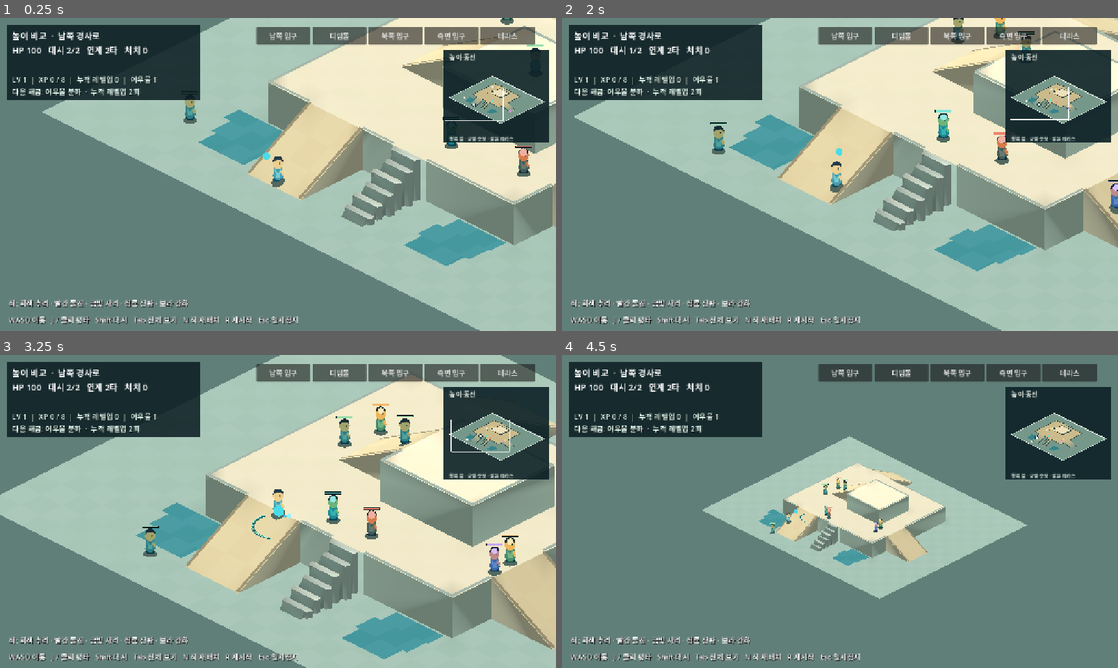
Above: before the commit, frames 1-4 (two rows, left to right).
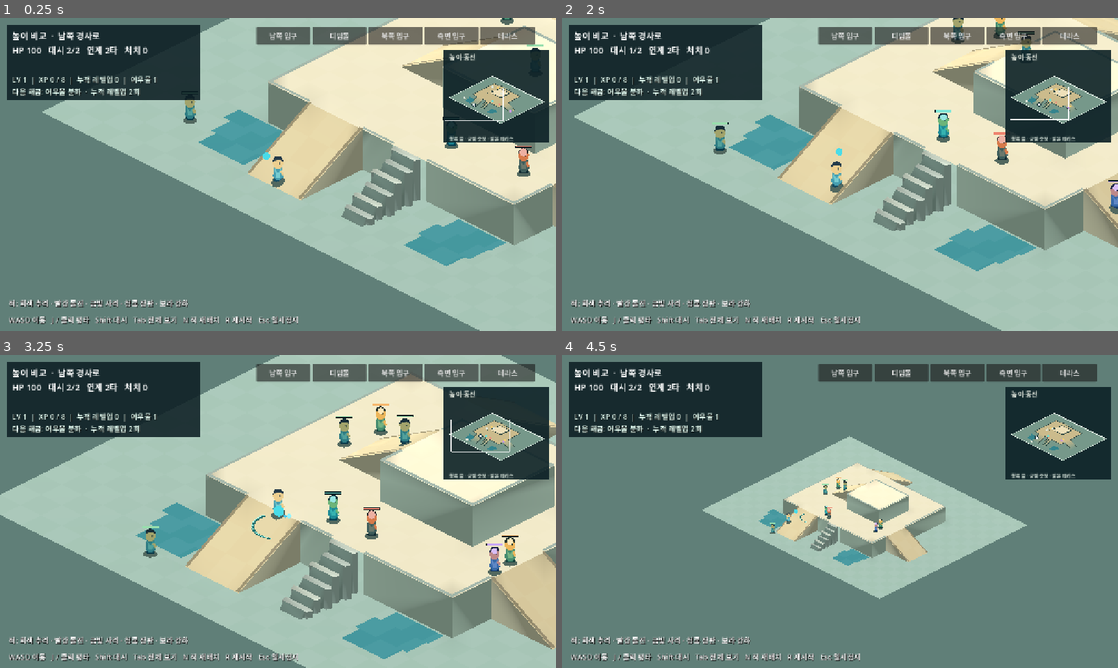
Above: after the commit, the same moments.

Repository: noru358/new-game
Game: Godot game, scene res://game/hybrid_height.tscn
Same seed, same stepped clock (60 frames per second), same inputs: the game is played once before the commit and once after it. This scene is started directly instead of the project's main scene.
Inputs (mouse positions are in pixels of both pictures, inside the frame that each line leads up to):
- Up to frame 1 (0.25 s): no input
- Up to frame 2 (2 s): tap Enter at 0.5 s; move the mouse to (962, 158) at 0.52 s; hold D (move_right) 0.53-1.28 s; hold J (attack) 0.53-1.28 s; click (962, 158) at 0.67 s; move the mouse to (728, 190) at 1.27 s; hold S (move_down) from 1.28 s (still down); tap Shift (dash) at 1.35 s
- Up to frame 3 (3.25 s): move the mouse to (333, 442) at 2.02 s; release S (move_down) at 2.03 s; hold D (move_right) 2.03-2.78 s; hold Space (moving_slash) 2.03-2.78 s; move the mouse to (250, 574) at 2.77 s; hold W (move_up) from 2.78 s (still down); tap 1 at 2.85 s; click (250, 574) at 2.92 s
- Up to frame 4 (4.5 s): move the mouse to (1006, 558) at 3.52 s; release W (move_up) at 3.53 s; hold A (move_left) from 3.53 s (still down); tap 3 at 3.6 s; move the mouse to (673, 464) at 4.27 s; tap Tab at 4.35 s

The runs differ from the first frame. In frame 2, 0.1% of the frame differs, in the area x 26-84%, y 0-44%; in frame 3, less than 0.1%; in frame 4, less than 0.1%.

Commit message:
Resolve coincident canyon walls and cliff rim faces

Diff:
--- a/game/hybrid_height.gd
+++ b/game/hybrid_height.gd
@@ -59,6 +59,10 @@
 var kills := 0
 var paused := false
 var terrain_mesh: MeshInstance3D
+var vertical_face_candidates: Array[Dictionary] = []
+var resolved_vertical_faces: Array[Dictionary] = []
+var lip_candidates: Array[Dictionary] = []
+var resolved_lips: Array[Dictionary] = []
 var previous_attack_step := 0
 var current_attack_step := 0
 var previous_attack_elapsed := 0.0
@@ -233,7 +237,12 @@
 				vertices.append(Vector3(point.x, elevation.call(point), point.y))
 			_quad(st, vertices, color.lightened(0.035) if (x / 100 + z / 100) % 2 == 0 else color)
 
-func _sides(st: SurfaceTool, area: Rect2, elevation: Callable, bottom: float, color: Color, openings: Dictionary = {}, skip_sides: Array = []) -> void:
+func _queue_vertical_face(varying_axis: int, fixed: float, start: float, end: float, bottom: float, top_start: float, top_end: float, color: Color) -> void:
+	if end <= start or maxf(top_start, top_end) <= bottom: return
+	vertical_face_candidates.append({"axis": varying_axis, "fixed": fixed, "start": start, "end": end, "bottom": bottom, "top_start": top_start, "top_end": top_end, "color": color})
+
+
+func _queue_sides(area: Rect2, elevation: Callable, bottom: float, color: Color, openings: Dictionary = {}, skip_sides: Array = []) -> void:
 	var corners := [area.position, Vector2(area.end.x, area.position.y), area.end, Vector2(area.position.x, area.end.y)]
 	for i in range(4):
 		var side: String = ["north", "east", "south", "west"][i]
@@ -255,14 +264,97 @@
 			var p1 := b
 			p0[axis] = span[0]
 			p1[axis] = span[1]
-			_quad(st, [Vector3(p0.x, bottom, p0.y), Vector3(p1.x, bottom, p1.y), Vector3(p1.x, elevation.call(p1), p1.y), Vector3(p0.x, elevation.call(p0), p0.y)], color)
-
-
-func _plateau_face(st: SurfaceTool, edge: Dictionary, height: float, bottom: float, color: Color) -> void:
+			_queue_vertical_face(axis, p0[1 - axis], span[0], span[1], bottom, elevation.call(p0), elevation.call(p1), color)
+
+
+func _queue_plateau_face(edge: Dictionary, height: float, bottom: float, color: Color) -> void:
 	var horizontal: bool = edge.side == "north" or edge.side == "south"
-	var a := Vector2(edge.start, edge.fixed) if horizontal else Vector2(edge.fixed, edge.start)
-	var b := Vector2(edge.end, edge.fixed) if horizontal else Vector2(edge.fixed, edge.end)
-	_quad(st, [Vector3(a.x, bottom, a.y), Vector3(b.x, bottom, b.y), Vector3(b.x, height, b.y), Vector3(a.x, height, a.y)], color)
+	_queue_vertical_face(0 if horizontal else 1, edge.fixed, edge.start, edge.end, bottom, height, height, color)
+
+
+func _face_top(face: Dictionary, at: float) -> float:
+	return lerpf(face.top_start, face.top_end, (at - face.start) / (face.end - face.start))
+
+
+func _emit_vertical_faces(st: SurfaceTool) -> void:
+	# Plateaus and ramps may describe the same solid boundary. Rendering each
+	# wall independently puts differently lit polygons on one depth plane.
+	# Resolve each line into one outer silhouette before building the mesh.
+	resolved_vertical_faces.clear()
+	var lanes := {}
+	for face in vertical_face_candidates:
+		var key := "%d:%.3f" % [face.axis, face.fixed]
+		if not lanes.has(key): lanes[key] = []
+		lanes[key].append(face)
+	for lane in lanes.values():
+		var stops: Array[float] = []
+		for face in lane:
+			stops.append(face.start)
+			stops.append(face.end)
+		for i in lane.size():
+			for j in range(i + 1, lane.size()):
+				var left: float = maxf(lane[i].start, lane[j].start)
+				var right: float = minf(lane[i].end, lane[j].end)
+				if right - left <= 0.001: continue
+				var first_difference: float = _face_top(lane[i], left) - _face_top(lane[j], left)
+				var last_difference: float = _face_top(lane[i], right) - _face_top(lane[j], right)
+				if first_difference * last_difference < 0.0:
+					stops.append(left + (right - left) * absf(first_difference) / (absf(first_difference) + absf(last_difference)))
+		stops.sort()
+		var previous := -INF
+		for stop in stops:
+			if stop - previous <= 0.001: continue
+			if previous != -INF:
+				var middle: float = (previous + stop) * 0.5
+				var owner: Dictionary = {}
+				var highest := -INF
+				var lowest := INF
+				for face in lane:
+					if face.start > middle or face.end < middle: continue
+					lowest = minf(lowest, face.bottom)
+					var top: float = _face_top(face, middle)
+					if top > highest:
+						highest = top
+						owner = face
+				if not owner.is_empty():
+					var a := Vector3(previous, lowest, owner.fixed) if owner.axis == 0 else Vector3(owner.fixed, lowest, previous)
+					var b := Vector3(stop, lowest, owner.fixed) if owner.axis == 0 else Vector3(owner.fixed, lowest, stop)
+					var c := Vector3(b.x, _face_top(owner, stop), b.z)
+					var d := Vector3(a.x, _face_top(owner, previous), a.z)
+					_quad(st, [a, b, c, d], owner.color)
+					resolved_vertical_faces.append({"axis": owner.axis, "fixed": owner.fixed, "start": previous, "end": stop, "bottom": lowest, "top_start": d.y, "top_end": c.y, "color": owner.color})
+			previous = stop
+
+
+func _subtract_lip_overlap(area: Rect2, covered: Rect2) -> Array[Rect2]:
+	var overlap := area.intersection(covered)
+	if overlap.size.x <= 0.001 or overlap.size.y <= 0.001: return [area]
+	var pieces: Array[Rect2] = []
+	if area.position.x < overlap.position.x:
+		pieces.append(Rect2(area.position, Vector2(overlap.position.x - area.position.x, area.size.y)))
+	if overlap.end.x < area.end.x:
+		pieces.append(Rect2(Vector2(overlap.end.x, area.position.y), Vector2(area.end.x - overlap.end.x, area.size.y)))
+	if area.position.y < overlap.position.y:
+		pieces.append(Rect2(Vector2(overlap.position.x, area.position.y), Vector2(overlap.size.x, overlap.position.y - area.position.y)))
+	if overlap.end.y < area.end.y:
+		pieces.append(Rect2(Vector2(overlap.position.x, overlap.end.y), Vector2(overlap.size.x, area.end.y - overlap.end.y)))
+	return pieces
+
+
+func _emit_lips(st: SurfaceTool) -> void:
+	resolved_lips.clear()
+	for lip in lip_candidates:
+		var uncovered: Array[Rect2] = [lip.area]
+		for earlier in resolved_lips:
+			if not is_equal_approx(float(lip.height), float(earlier.height)): continue
+			var remainder: Array[Rect2] = []
+			for piece in uncovered:
+				remainder.append_array(_subtract_lip_overlap(piece, earlier.area))
+			uncovered = remainder
+			if uncovered.is_empty(): break
+		for piece in uncovered:
+			resolved_lips.append({"area": piece, "height": lip.height, "color": lip.color})
+			_top(st, piece, func(_point): return float(lip.height), lip.color)
 
 func _stepping_stones(st: SurfaceTool, ramp: Dictionary) -> void:
 	var area: Rect2 = ramp.area
@@ -370,6 +462,8 @@
 func _build_terrain() -> void:
 	var st := SurfaceTool.new()
 	st.begin(Mesh.PRIMITIVE_TRIANGLES)
+	vertical_face_candidates.clear()
+	lip_candidates.clear()
 	_top(st, Rect2(Vector2.ZERO, terrain.map_size), func(_p): return 0.0, ground_color)
 	for floor in terrain.floor_areas:
 		_top(st, floor.area, func(_p): return float(floor.get("height", 0.7)), floor.color)
@@ -381,14 +475,15 @@
 		var elevation := func(_p): return plateau.height
 		_top(st, plateau.area, elevation, Color("d6cfb1") if plateau.height == 160 else plateau_color)
 		for edge in terrain.plateau_edge_spans(plateau):
-			_plateau_face(st, edge, plateau.height, plateau.base, cliff_color)
+			_queue_plateau_face(edge, plateau.height, plateau.base, cliff_color)
 			var lip: Rect2
 			match edge.side:
 				"north": lip = Rect2(edge.start, edge.fixed, edge.end - edge.start, 12.0)
 				"south": lip = Rect2(edge.start, edge.fixed - 12.0, edge.end - edge.start, 12.0)
 				"west": lip = Rect2(edge.fixed, edge.start, 12.0, edge.end - edge.start)
 				_: lip = Rect2(edge.fixed - 12.0, edge.start, 12.0, edge.end - edge.start)
-			_top(st, lip, func(_point): return float(plateau.height) + 4.0, cliff_color.lightened(0.16))
+			lip_candidates.append({"area": lip, "height": float(plateau.height) + 4.0, "color": cliff_color.lightened(0.16)})
+	_emit_lips(st)
 	if terrain is JunglePassTerrain:
 		for i in terrain.rock_ledge_areas.size():
 			_rough_slab(st, terrain.rock_ledge_areas[i], func(point): return terrain.height_at(point), 5.0, Color("8b9d91") if i % 2 == 0 else Color("a7ae9a"))
@@ -402,13 +497,14 @@
 			"rock_path": _rock_path(st, ramp)
 			"broken_bridge": _broken_bridge(st, ramp)
 			_: _top(st, ramp.area, elevation, ramp_color)
-		_sides(st, ramp.area, elevation, ramp.get("base", minf(ramp.from, ramp.to)), Color("8c8e77"), {}, ["north", "south"] if ramp.axis == 1 else ["west", "east"])
+		_queue_sides(ramp.area, elevation, ramp.get("base", minf(ramp.from, ramp.to)), Color("8c8e77"), {}, ["north", "south"] if ramp.axis == 1 else ["west", "east"])
 		if ramp.get("kind", "") not in ["gate_stairs", "rock_path", "broken_bridge"]: _ramp_edge_markers(st, ramp)
 	for wall in terrain.wall_areas:
 		if not wall.get("visual", true): continue
 		var elevation := func(_p): return wall.height
 		_top(st, wall.area, elevation, wall.color)
-		_sides(st, wall.area, elevation, wall.get("base", 0.0), wall.color.darkened(0.25))
+		_queue_sides(wall.area, elevation, wall.get("base", 0.0), wall.color.darkened(0.25))
+	_emit_vertical_faces(st)
 	st.generate_normals()
 	terrain_mesh = MeshInstance3D.new()
 	terrain_mesh.mesh = st.commit()
--- a/project.godot
+++ b/project.godot
@@ -10,7 +10,7 @@
 
 [application]
 
-config/name="Loop Conquest - Travel Camp v15"
+config/name="Loop Conquest - Travel Camp v16"
 config/use_custom_user_dir=true
 config/custom_user_dir_name="Godot/app_userdata/Loop Conquest - 1G Complete Run v03"
 run/main_scene="res://game/travel_camp.tscn"
--- /dev/null
+++ b/tests/verify_surface_overlap.gd
@@ -0,0 +1,48 @@
+extends SceneTree
+
+const PROFILE := "user://verify_surface_overlap_profile"
+const UNLOCKS := "user://verify_surface_overlap_unlocks"
+var failures := 0
+
+
+func _initialize() -> void:
+	call_deferred("_run")
+
+
+func _run() -> void:
+	for path in ["res://game/jungle_pass.tscn", "res://game/hybrid_region.tscn"]:
+		var scene: Node3D = load(path).instantiate()
+		scene.profile_save_prefix = PROFILE
+		scene.growth_save_prefix = UNLOCKS
+		root.add_child(scene)
+		await process_frame
+		var faces: Array = scene.resolved_vertical_faces
+		var lips: Array = scene.resolved_lips
+		_check(not faces.is_empty() and not lips.is_empty(), "%s builds cliff faces and rims" % path)
+		for i in faces.size():
+			for j in range(i + 1, faces.size()):
+				var a: Dictionary = faces[i]
+				var b: Dictionary = faces[j]
+				if a.axis != b.axis or not is_equal_approx(float(a.fixed), float(b.fixed)): continue
+				_check(minf(a.end, b.end) - maxf(a.start, b.start) <= 0.001, "%s has one visible face per vertical wall plane" % path)
+		for i in lips.size():
+			for j in range(i + 1, lips.size()):
+				var a: Dictionary = lips[i]
+				var b: Dictionary = lips[j]
+				if not is_equal_approx(float(a.height), float(b.height)): continue
+				var overlap: Rect2 = a.area.intersection(b.area)
+				_check(overlap.size.x * overlap.size.y <= 0.001, "%s has one visible rim surface at each height" % path)
+		scene.queue_free()
+		await process_frame
+	for prefix in [PROFILE, UNLOCKS]:
+		for suffix in ["_a.json", "_b.json"]:
+			var save_path := ProjectSettings.globalize_path(prefix + suffix)
+			if FileAccess.file_exists(save_path): DirAccess.remove_absolute(save_path)
+	if failures == 0: print("Surface overlap verification passed: cliff faces and rims in both regions")
+	quit(1 if failures else 0)
+
+
+func _check(ok: bool, message: String) -> void:
+	if not ok:
+		failures += 1
+		printerr("FAIL: ", message)
Not shown, added: tests/verify_surface_overlap.gd.uid
Not shown, changed: DEV_STATUS.md
Not shown, changed: LOOP_CONQUEST_MASTER.md
